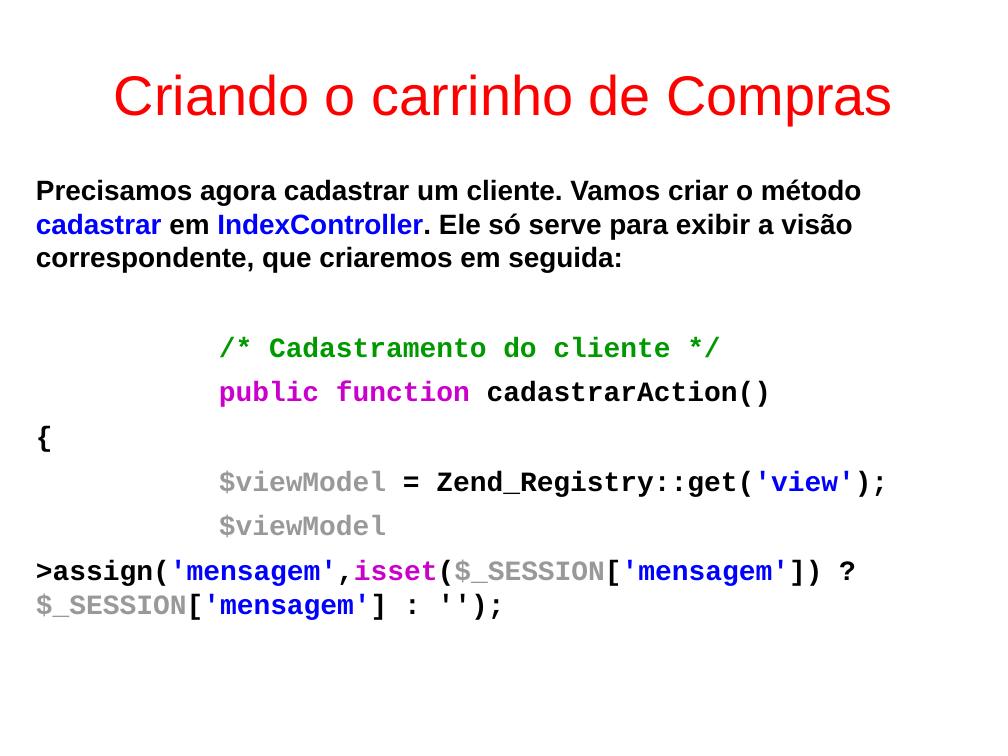
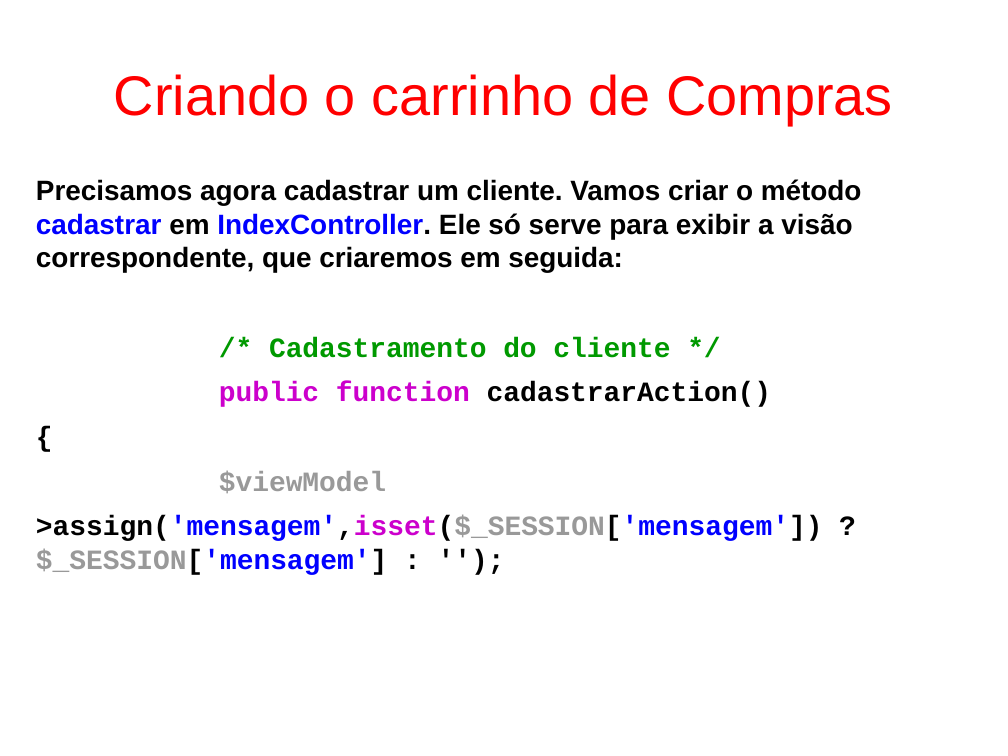
Before and after one commit to fgsl/lojasacme, a slide deck: slide 110 of docs/tutorial.odp. Drawn at 1008x756 pixels with LibreOffice and Linux fonts; fonts in the diff are those of the drawing. Boxes give left, top, right and bottom in pixels: in the first picture for what was removed or moved away, otherwise in the second. Text is boxed around its words. In the diff, an @@ line names an element or a change of style, - is before the commit and + after.

Commit message:
Remover leitura de variável view global #27

```diff
--- a/docs/tutorial.odp
+++ b/docs/tutorial.odp
@@ text at (219, 471, 888, 497): paragraph removed @@
-$viewModel = Zend_Registry::get('view');
```
Also in this commit, not shown: 2 other slides changed, 1 slide removed.
